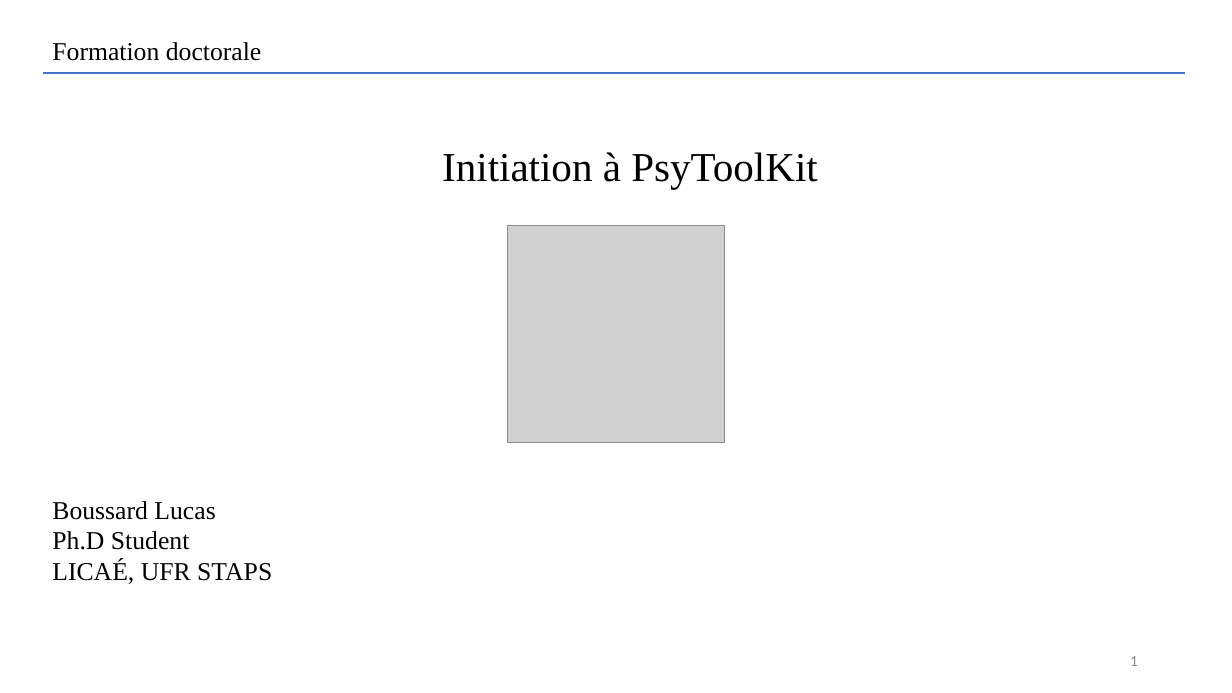
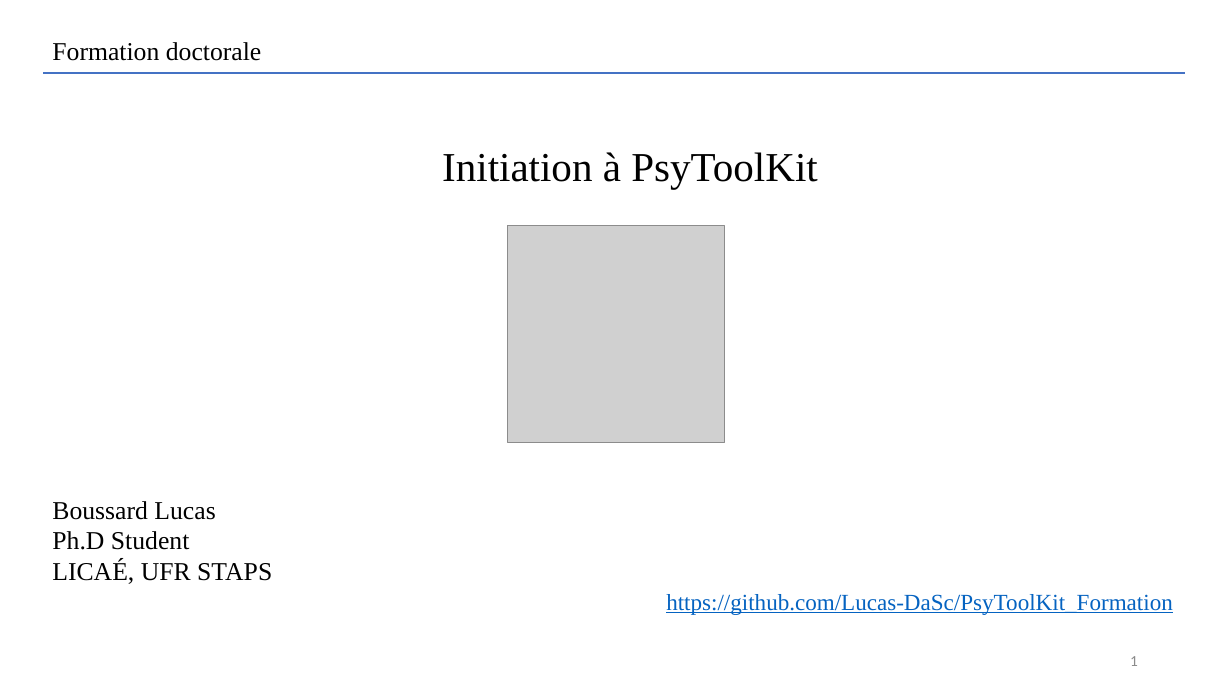
Before and after one commit to Lucas-DaSc/PsyToolKit_Formation, a slide deck: slide 1 of Support_Psytoolkit.pptx. Drawn at 1232x693 pixels with LibreOffice and Linux fonts; fonts in the diff are those of the drawing; grey boxes stand for pictures. Boxes give left, top, right and bottom in pixels: in the first picture for what was removed or moved away, otherwise in the second. Text is boxed around its words. In the diff, an @@ line names an element or a change of style, - is before the commit and + after.

```diff
--- a/Support_Psytoolkit.pptx
+++ b/Support_Psytoolkit.pptx
@@ text added at <box>666,594,1173,615</box>, 18 pt, text #0563C1, underline @@
+https://github.com/Lucas-DaSc/PsyToolKit_Formation
```
Also in this commit, not shown: 6 other slides changed.
